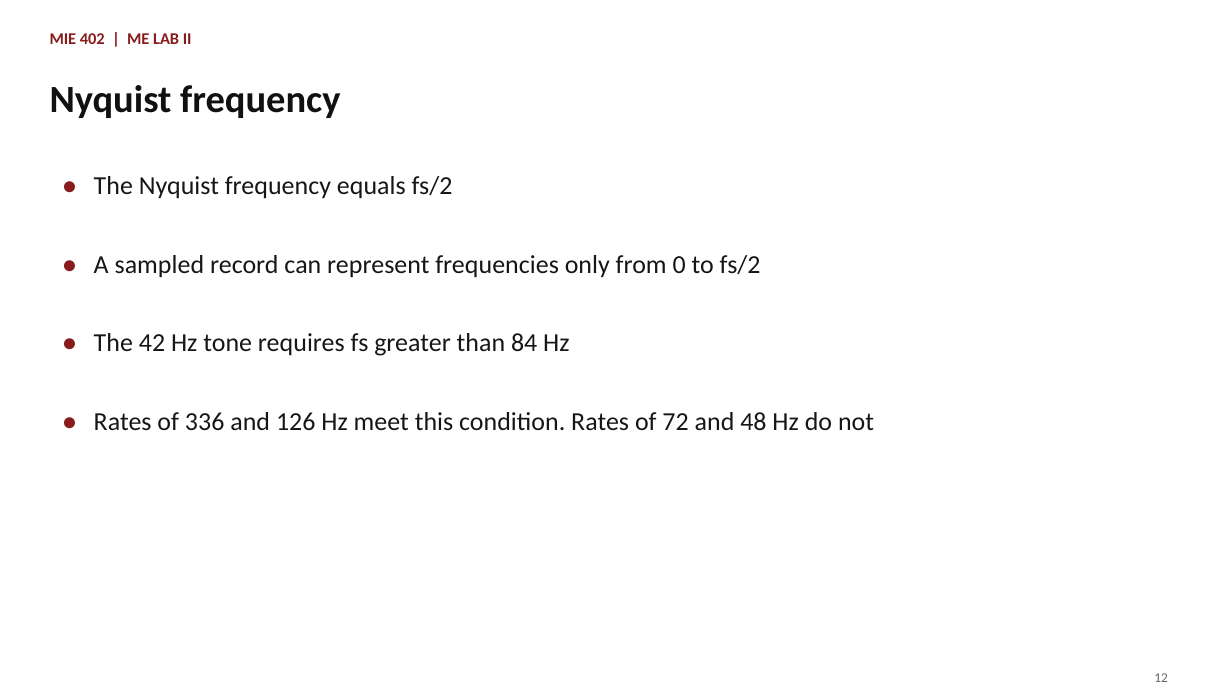
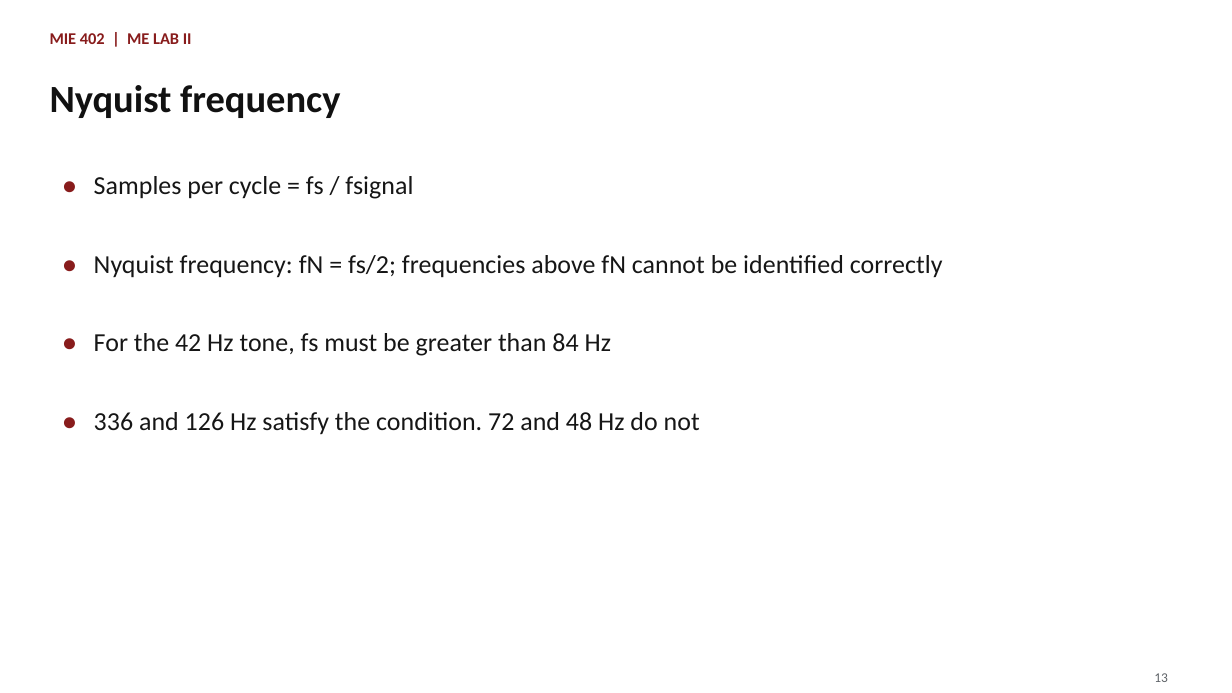
Before and after one commit to Ehsan-Roohi/MIE402-Lab, a slide deck: slide 13 of site/docs/MIE402_Lecture02_Sampling_Jupyter_PreLab1_Fall2026.pptx (slide 12 before the commit). Drawn at 1232x693 pixels with LibreOffice and Linux fonts; fonts in the diff are those of the drawing. Boxes give left, top, right and bottom in pixels: in the first picture for what was removed or moved away, otherwise in the second. Text is boxed around its words. In the diff, an @@ line names an element or a change of style, - is before the commit and + after.

```diff
--- a/site/docs/MIE402_Lecture02_Sampling_Jupyter_PreLab1_Fall2026.pptx
+++ b/site/docs/MIE402_Lecture02_Sampling_Jupyter_PreLab1_Fall2026.pptx
@@ text at box(94, 176, 413, 199): text changed @@
-The Nyquist frequency equals fs/2
+Samples per cycle = fs / fsignal
@@ text at box(94, 255, 943, 278): text changed @@
-A sampled record can represent frequencies only from 0 to fs/2
+Nyquist frequency: fN = fs/2; frequencies above fN cannot be identified correctly
@@ text at box(94, 333, 611, 356): text changed @@
-The 42 Hz tone requires fs greater than 84 Hz
+For the 42 Hz tone, fs must be greater than 84 Hz
@@ text at box(94, 412, 700, 434): text changed @@
-Rates of 336 and 126 Hz meet this condition. Rates of 72 and 48 Hz do not
+336 and 126 Hz satisfy the condition. 72 and 48 Hz do not
@@ text at box(1154, 673, 1168, 682): text changed @@
-12
+13
```
Also in this commit, not shown: 17 other slides changed, 2 slides added, 11 other files.
